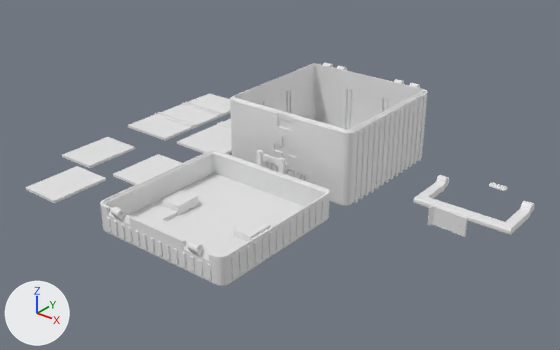
The glTF model public/models/medbox.glb as it was, and as the next commit left it.
Before and after are seen from a 50 mm lens placed at (474.0, -572.0, 374.0), pointed at (17.0, -1.0, 20.0). Every picture has the same lights, and +X, +Y and +Z are marked at lower left. The older version comes first. Where no turn or scale is listed for an object, it has been applied to the vertices. Vertices at exactly the same position are counted once.

Names of what the first picture shows: 'geometry_0', 'geometry_1', 'geometry_3', 'geometry_4', 'geometry_5', 'geometry_6', 'geometry_7', 'handle_bail', 'latch_catch_block', 'latch_insert'.
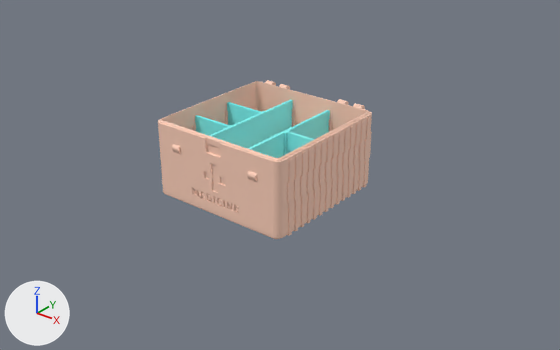
Pixel boxes [x1, y1, x2, y2] of what changed, in the pictures (560 x 350 px):
'geometry_0', recoloured, moved
    before: [230, 63, 428, 206]
    after: [158, 80, 372, 239]
'geometry_1', recoloured, moved (mostly hidden afterwards)
    before: [100, 150, 330, 286]
    after: [172, 103, 372, 204]
'geometry_3', recoloured, moved, turned
    before: [128, 93, 230, 141]
    after: [209, 100, 293, 148]
'geometry_5', recoloured, moved, turned
    before: [25, 166, 106, 203]
    after: [195, 115, 230, 136]
'handle_bail', deleted
    before: [413, 175, 535, 235]
'geometry_6', recoloured, moved, turned
    before: [62, 137, 135, 168]
    after: [227, 102, 262, 125]
'geometry_7', recoloured, moved, turned
    before: [113, 154, 182, 185]
    after: [286, 131, 314, 153]
'latch_insert', deleted
    before: [428, 206, 468, 237]
'latch_catch_block', deleted
    before: [489, 182, 508, 191]

The edits, one by one:
Material '#80FFFF' (mat_80ffff) is new.
Its base color is (0.216, 1.0, 1.0) (cyan #80ffff).
Its roughness is 0.6.
Material '#FFD1BB' (mat_ffd1bb) is new.
Its base color is (1.0, 0.638, 0.497) (beige #ffd1bb).
Its roughness is 0.6.
me_geometry_0 has 6046 vertices, 12104 faces and spans x -81.0..81.0, y -82.0..82.0, z -42.0..42.0.
me_geometry_0 gains material mat_ffd1bb (beige #ffd1bb).
me_geometry_1 has 4006 vertices, 8036 faces and spans x -81.0..81.0, y -84.0..84.0, z -23.0..23.0.
me_geometry_1 gains material mat_ffd1bb (beige #ffd1bb).
me_geometry_3 is used by ob_geometry_3; location (-211.0, 93.8, 2.2).
me_geometry_3 had 40 vertices, 76 faces and spanned x -34.0..34.0, y -75.0..75.0, z -2.0..2.0.
me_geometry_3 now has 40 vertices, 76 faces and spans x -2.0..2.0, y -75.0..75.0, z -34.0..34.0.
me_geometry_3 part 1: the whole mesh is turned -90 degrees about the y axis through its middle.
me_geometry_3 gains material mat_80ffff (cyan #80ffff).
me_geometry_5 is used by ob_geometry_5; location (-171.9, -132.0, 1.5).
me_geometry_5 had 8 vertices, 12 faces and spanned x -24.5..24.5, y -34.0..34.0, z -1.5..1.5.
me_geometry_5 now has 8 vertices, 12 faces and spans x -24.5..24.5, y -1.5..1.5, z -34.0..34.0.
me_geometry_5 part 2: the whole mesh is turned -90 degrees about the x axis through its middle.
me_geometry_5 gains material mat_80ffff (cyan #80ffff).
me_geometry_6 is used by ob_geometry_6; location (-210.7, -55.4, 1.5).
me_geometry_6 had 8 vertices, 12 faces and spanned x -24.5..24.5, y -34.0..34.0, z -1.5..1.5.
me_geometry_6 now has 8 vertices, 12 faces and spans x -24.5..24.5, y -1.5..1.5, z -34.0..34.0.
me_geometry_6 part 3: the whole mesh is turned -90 degrees about the x axis through its middle.
me_geometry_6 gains material mat_80ffff (cyan #80ffff).
me_geometry_7 is used by ob_geometry_7; location (-125.0, -52.5, 1.5).
me_geometry_7 had 8 vertices, 12 faces and spanned x -24.5..24.5, y -34.0..34.0, z -1.5..1.5.
me_geometry_7 now has 8 vertices, 12 faces and spans x -24.5..24.5, y -1.5..1.5, z -34.0..34.0.
me_geometry_7 part 4: the whole mesh is turned -90 degrees about the x axis through its middle.
me_geometry_7 gains material mat_80ffff (cyan #80ffff).
Object 'geometry_0' (ob_geometry_0) moves from (12.6, 94.7, 42.5) to (0.0, 0.0, 42.5).
Object 'geometry_1' (ob_geometry_1) moves from (12.6, -92.2, 22.5) to (0.0, 0.0, 52.0).
Object 'geometry_3' (ob_geometry_3) moves from (-211.0, 93.8, 2.2) to (-26.1, -2.5, 38.0).
Object 'geometry_5' (ob_geometry_5) moves from (-171.9, -132.0, 1.5) to (-50.7, -27.7, 38.0).
Object 'geometry_6' (ob_geometry_6) moves from (-210.7, -55.4, 1.5) to (-50.7, 22.6, 38.0).
Object 'geometry_7' (ob_geometry_7) moves from (-125.0, -52.5, 1.5) to (50.7, -2.5, 38.0).
Object 'handle_bail' (ob_handle_bail) is deleted.
Object 'latch_catch_block' (ob_latch_catch_block) is deleted.
Object 'latch_insert' (ob_latch_insert) is deleted.
